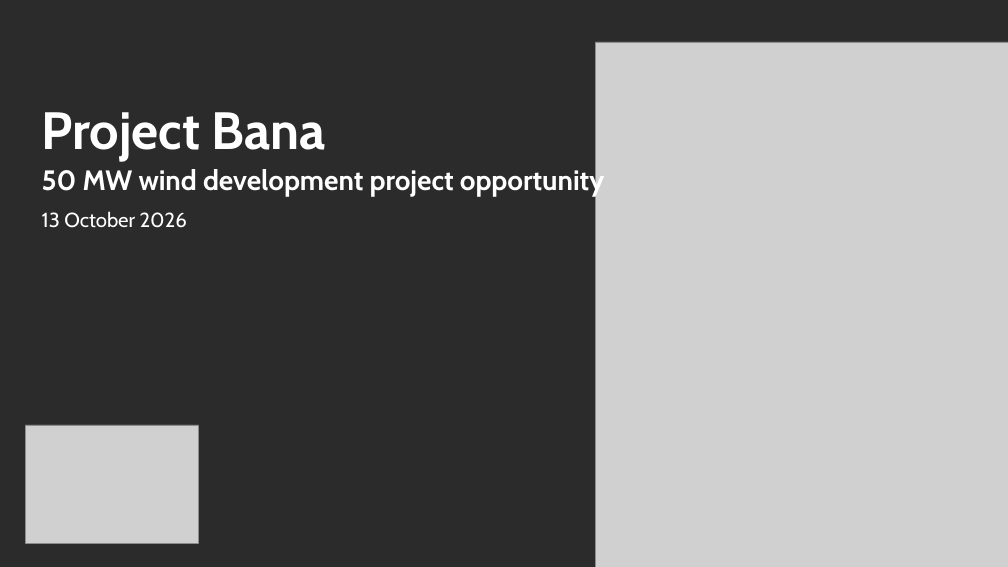
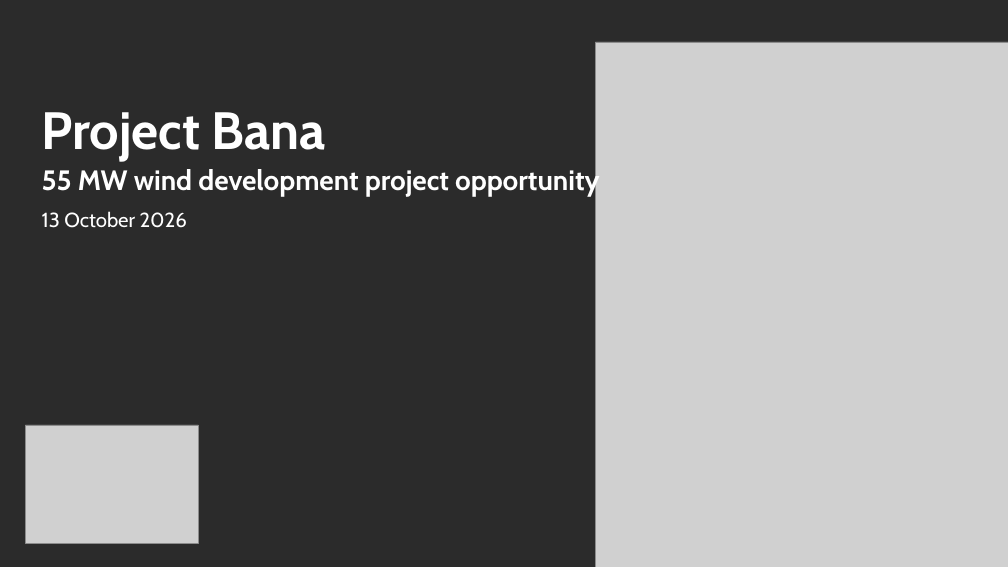
Before and after one commit to ZalanZad/FEP_modeller, a slide deck: slide 1 of projects/bana/out/Bana_IC.pptx. Drawn at 1008x567 pixels with LibreOffice and Linux fonts; fonts in the diff are those of the drawing; grey boxes stand for pictures; background and template pictures are left out; a plain dark background stands for a picture behind light text. Boxes give left, top, right and bottom in pixels: in the first picture for what was removed or moved away, otherwise in the second. Text is boxed around its words. In the diff, an @@ line names an element or a change of style, - is before the commit and + after.

```diff
--- a/projects/bana/out/Bana_IC.pptx
+++ b/projects/bana/out/Bana_IC.pptx
@@ text at (42, 166, 599, 196): text changed @@
-50 MW wind development project opportunity
+55 MW wind development project opportunity
```
Also in this commit, not shown: 5 other slides changed, 8 other files.
